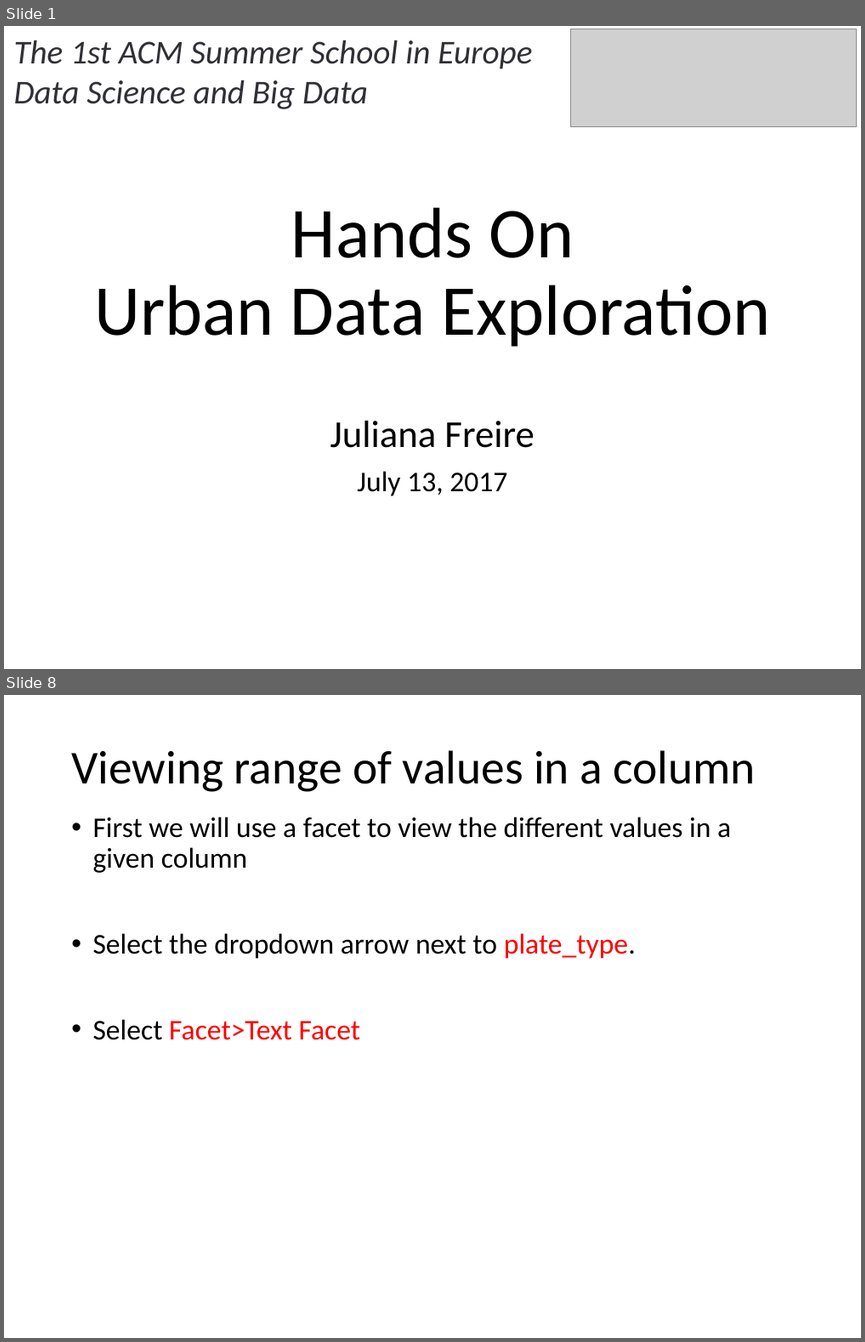
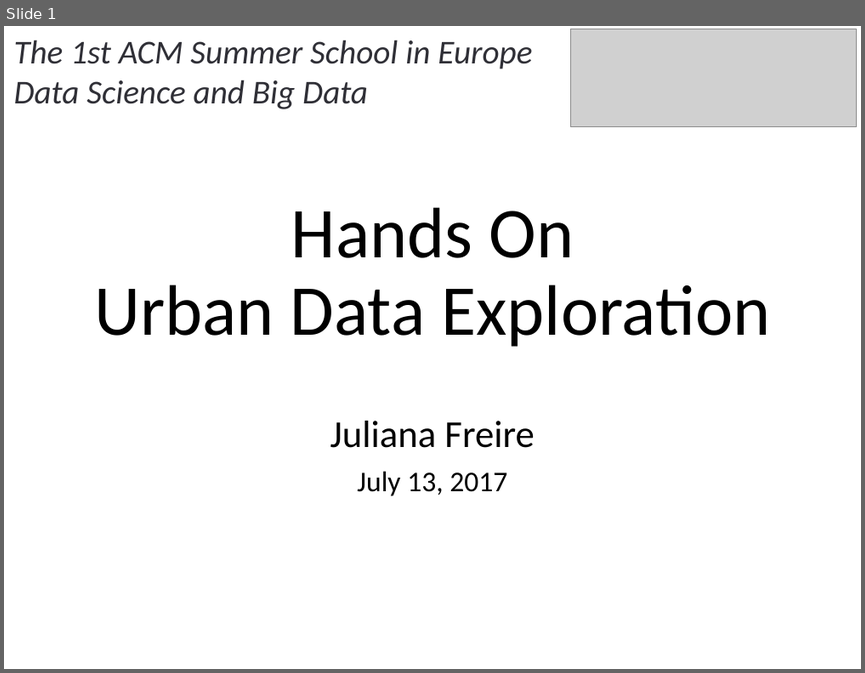
Before and after one commit to julianafreire/ACMSummerSchool2017, a slide deck: lab-data-exploration.pptx. Shown one above the other, each under a label of ours: slides 1 and 8 before the commit, slide 1 after it; the slides between them are not shown. The pictures are 865x1342 and 865x673 pixels, drawn with LibreOffice and Linux fonts; fonts in the diff are those of the drawing; grey boxes stand for pictures. Boxes give left, top, right and bottom in pixels: in the first picture for what was removed or moved away, otherwise in the second. Text is boxed around its words. In the diff, an @@ line names an element or a change of style, - is before the commit and + after.

```diff
--- a/lab-data-exploration.pptx
+++ b/lab-data-exploration.pptx
@@ slide 8 removed at <box>4,695,861,1338</box>, background #FFFFFF @@
@@ title removed at <box>71,750,755,792</box> @@
-Viewing range of values in a column
@@ text removed at <box>93,817,731,1040</box> @@
-• First we will use a facet to view the different values in a given column
-• Select the dropdown arrow next to plate_type.
-• Select Facet>Text Facet
```
Also in this commit, not shown: 4 slides changed, 1 slide added, 39 other slides removed, 4 other files.
